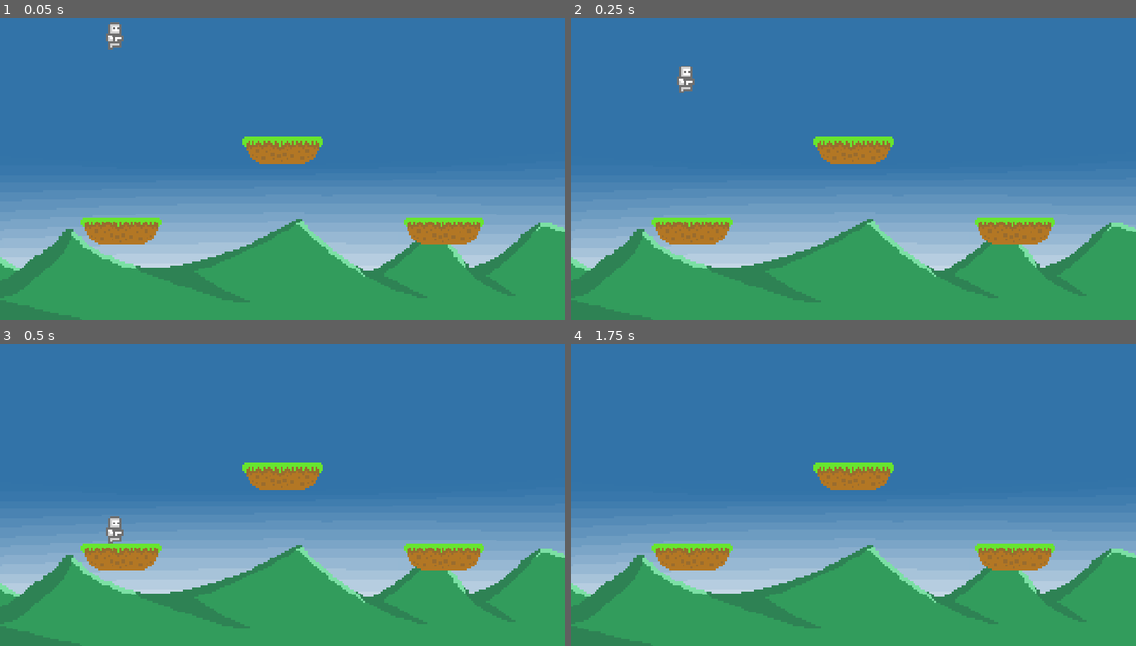
Above: before the commit, frames 1-4 (two rows, left to right).
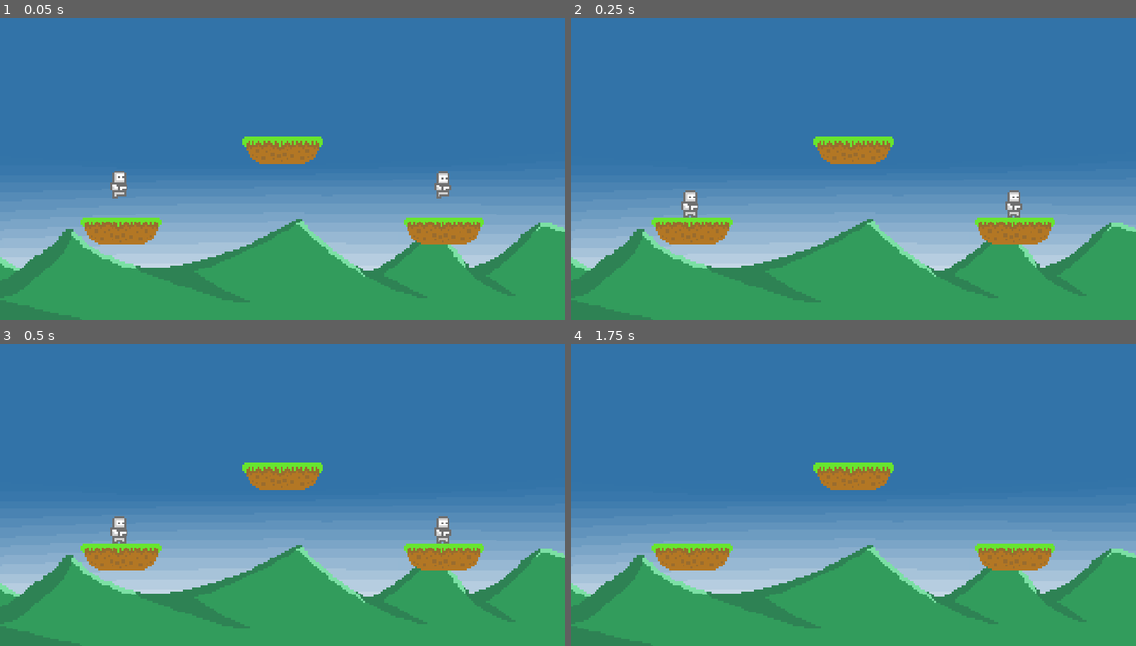
Above: after the commit, the same moments.

Repository: beltranbot/godot-multiplayer-game
Game: Godot game, scene res://Scenes/main.tscn
Two runs of this game, one before a commit and one after it. Both use one fixed random seed, a clock stepped at 60 frames per second and the inputs below. The project has no main scene, so this scene is started directly.
Inputs:
- Up to frame 1 (0.05 s): no input
- Up to frame 2 (0.25 s): no input
- Up to frame 3 (0.5 s): no input
- Up to frame 4 (1.75 s): hold D (move_right) from 0.53 s (still down); tap Space (jump) at 0.77, 1.52 s

The runs differ from the first frame. In frame 1, 0.6% of the frame differs, in the area x 18-80%, y 1-60%; in frame 2, 0.7%, in the area x 18-80%, y 15-67%; in frame 3, 0.4%; in frame 4, nothing differs.

Commit message:
added spawn points for the players

Diff:
--- a/Scenes/main.tscn
+++ b/Scenes/main.tscn
@@ -37,5 +37,16 @@
 tile_map_data = PackedByteArray("AAADAAgAAAAAAAEAAAAEAAgAAAAAAAAAAAAFAAgAAAABAAEAAAAJAAUAAAAAAAEAAAAKAAUAAAAAAAAAAAALAAUAAAABAAEAAAAPAAgAAAAAAAEAAAAQAAgAAAAAAAAAAAARAAgAAAABAAEAAAA=")
 tile_set = SubResource("TileSet_8gbba")
 
-[node name="Player" parent="." instance=ExtResource("3_8gbba")]
+[node name="Player1" parent="." instance=ExtResource("3_8gbba")]
 position = Vector2(235, 62)
+
+[node name="Player2" parent="." instance=ExtResource("3_8gbba")]
+position = Vector2(907, 52)
+
+[node name="SpawnPoints" type="Node" parent="."]
+
+[node name="Left" type="Marker2D" parent="SpawnPoints"]
+position = Vector2(244, 366)
+
+[node name="Right" type="Marker2D" parent="SpawnPoints"]
+position = Vector2(904, 367)
--- a/Scripts/player.gd
+++ b/Scripts/player.gd
@@ -5,6 +5,9 @@
 var gravity: int = 2800
 var direction: float
 @onready var sprite: AnimatedSprite2D = $AnimatedSprite2D
+
+func _ready() -> void:
+	reset_players()
 
 func _physics_process(delta: float) -> void:
 	if not is_on_floor():
@@ -28,3 +31,12 @@
 		sprite.play("Jump")
 
 	move_and_slide()
+
+
+func reset_players() -> void:
+	var spawn_points: Node = get_parent().get_node("SpawnPoints")
+
+	if name.contains("2"):
+		position = spawn_points.get_child(1).position
+	else:
+		position = spawn_points.get_child(0).position
